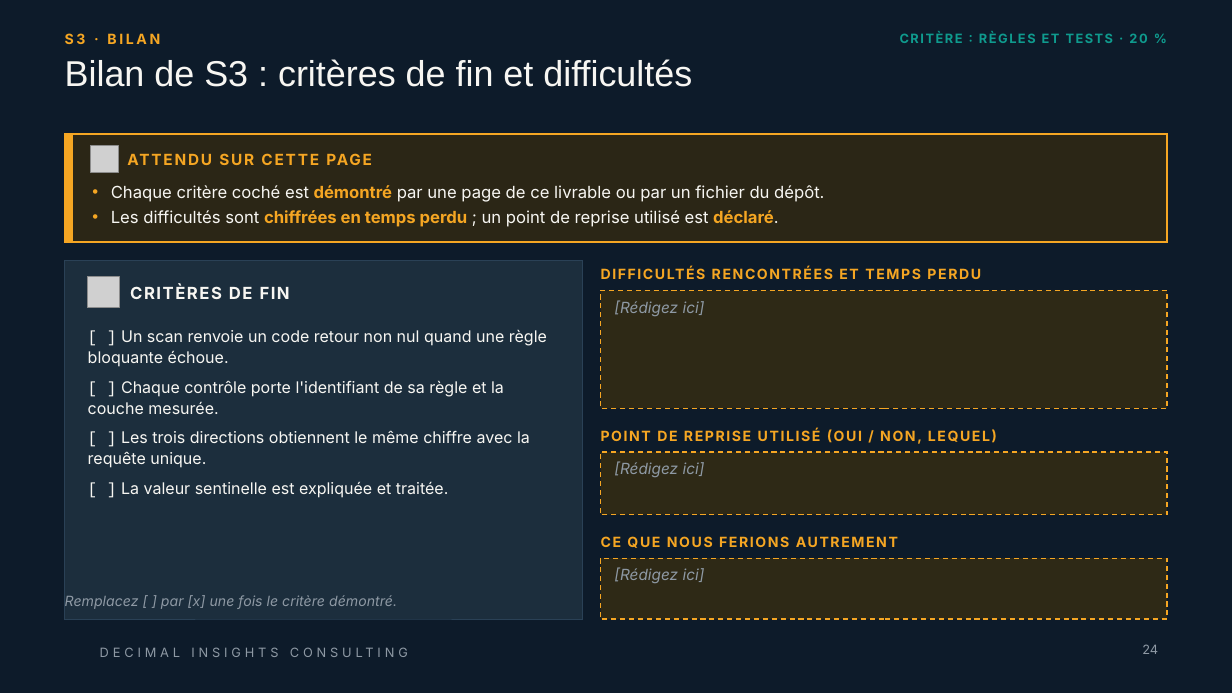
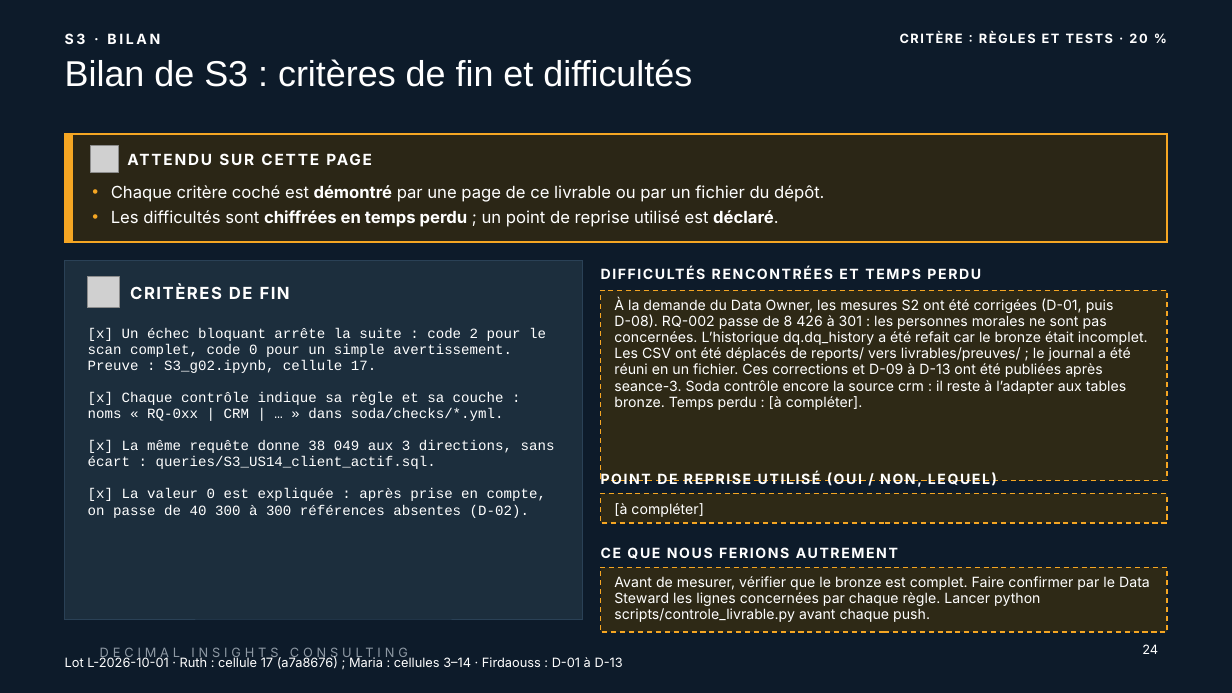
Before and after one commit to ruthabebeneg/td-qualite-g02, a slide deck: slide 24 of livrables/Livrable_Groupe_TD_AssurConnect.pptx. Drawn at 1232x693 pixels with LibreOffice and Linux fonts; fonts in the diff are those of the drawing; grey boxes stand for pictures; background and template pictures are left out. Boxes give left, top, right and bottom in pixels: in the first picture for what was removed or moved away, otherwise in the second. Text is boxed around its words. In the diff, an @@ line names an element or a change of style, - is before the commit and + after.

Commit message:
S3: compléter le PowerPoint du livrable et le journal des décisions

```diff
--- a/livrables/Livrable_Groupe_TD_AssurConnect.pptx
+++ b/livrables/Livrable_Groupe_TD_AssurConnect.pptx
@@ text "CRITÈRE : RÈGLES ET TESTS ..." at (x1=900, y1=32, x2=1147, y2=43): text colour #0F9B8E to #FFFFFF @@
@@ text "Chaque critère coché est démontré ..." at (x1=111, y1=185, x2=824, y2=227): text colour #F7F6F2 to #FFFFFF in "Chaque critère coché est par une page ...", "Les difficultés sont ; un point de ..."; text colour #F5A623 to #FFFFFF in "démontré", "chiffrées en temps perdu déclaré." @@
@@ rectangle "À la demande du Data ..." resized from (x1=601, y1=290, x2=1167, y2=409) to (x1=601, y1=290, x2=1167, y2=481) @@
@@ text in rectangle at (x1=614, y1=298, x2=1148, y2=410): text changed; size 12 to 11 pt; text colour #8E99A4 to #FFFFFF; italic off @@
-[Rédigez ici]
+À la demande du Data Owner, les mesures S2 ont été corrigées (D-01, puis D-08). RQ-002 passe de 8 426 à 301 : les personnes morales ne sont pas concernées. L’historique dq.dq_history a été refait car le bronze était incomplet. Les CSV ont été déplacés de reports/ vers livrables/preuves/ ; le journal a été réuni en un fichier. Ces corrections et D-09 à D-13 ont été publiées après seance-3. Soda contrôle encore la source crm : il reste à l’adapter aux tables bronze. Temps perdu : [à compléter].
@@ text at (x1=88, y1=328, x2=555, y2=518): text changed; size 12.5 to 11 pt; font Inter to Courier New; text colour #F7F6F2 to #FFFFFF @@
-[ ] Un scan renvoie un code retour non nul quand une règle bloquante échoue.
-[ ] Chaque contrôle porte l'identifiant de sa règle et la couche mesurée.
-[ ] Les trois directions obtiennent le même chiffre avec la requête unique.
-[ ] La valeur sentinelle est expliquée et traitée.
+[x] Un échec bloquant arrête la suite : code 2 pour le scan complet, code 0 pour un simple avertissement. Preuve : S3_g02.ipynb, cellule 17.
+[x] Chaque contrôle indique sa règle et sa couche : noms « RQ-0xx | CRM | … » dans soda/checks/*.yml.
+[x] La même requête donne 38 049 aux 3 directions, sans écart : queries/S3_US14_client_actif.sql.
+[x] La valeur 0 est expliquée : après prise en compte, on passe de 40 300 à 300 références absentes (D-02).
@@ text colour #F5A623 to #FFFFFF in 5 elements at (x1=65, y1=33, x2=160, y2=44), (x1=128, y1=146, x2=867, y2=172), (x1=601, y1=261, x2=1167, y2=287), (x1=601, y1=540, x2=1167, y2=566), (x1=601, y1=472, x2=997, y2=487) @@
@@ text "POINT DE REPRISE UTILISÉ (OUI ..." moved from (x1=601, y1=429, x2=997, y2=444) to (x1=601, y1=472, x2=997, y2=487) @@
@@ rectangle "[à compléter]" resized from (x1=601, y1=452, x2=1167, y2=515) to (x1=601, y1=494, x2=1167, y2=523) @@
@@ text in rectangle at (x1=614, y1=503, x2=703, y2=517): text changed; size 12 to 11 pt; text colour #8E99A4 to #FFFFFF; italic off @@
-[Rédigez ici]
+[à compléter]
@@ text "CE QUE NOUS FERIONS AUTREMENT" moved from (x1=601, y1=529, x2=1167, y2=555) to (x1=601, y1=540, x2=1167, y2=566) @@
@@ rectangle "Avant de mesurer, vérifier que ..." resized from (x1=601, y1=558, x2=1167, y2=619) to (x1=601, y1=567, x2=1167, y2=632) @@
@@ text in rectangle at (x1=614, y1=576, x2=1150, y2=622): text changed; size 12 to 11 pt; text colour #8E99A4 to #FFFFFF; italic off @@
-[Rédigez ici]
+Avant de mesurer, vérifier que le bronze est complet. Faire confirmer par le Data Steward les lignes concernées par chaque règle. Lancer python scripts/controle_livrable.py avant chaque push.
@@ text at (x1=65, y1=656, x2=623, y2=669): text changed; size 11 to 10 pt; text colour #8E99A4 to #FFFFFF; italic off @@
-Remplacez [ ] par [x] une fois le critère démontré.
+Lot L-2026-10-01 · Ruth : cellule 17 (a7a8676) ; Maria : cellules 3–14 · Firdaouss : D-01 à D-13
@@ page number at (x1=1142, y1=644, x2=1158, y2=654): text colour #8E99A4 to #FFFFFF @@
```
Also in this commit, not shown: 47 other slides changed, 2 slides added.
